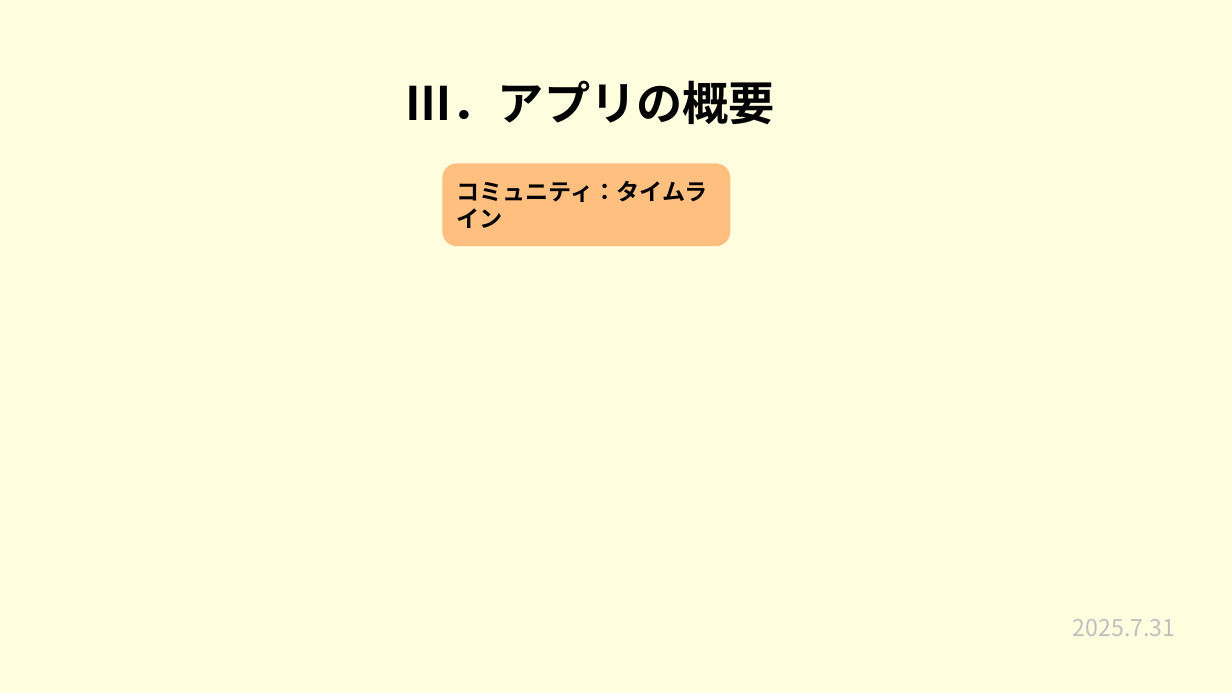
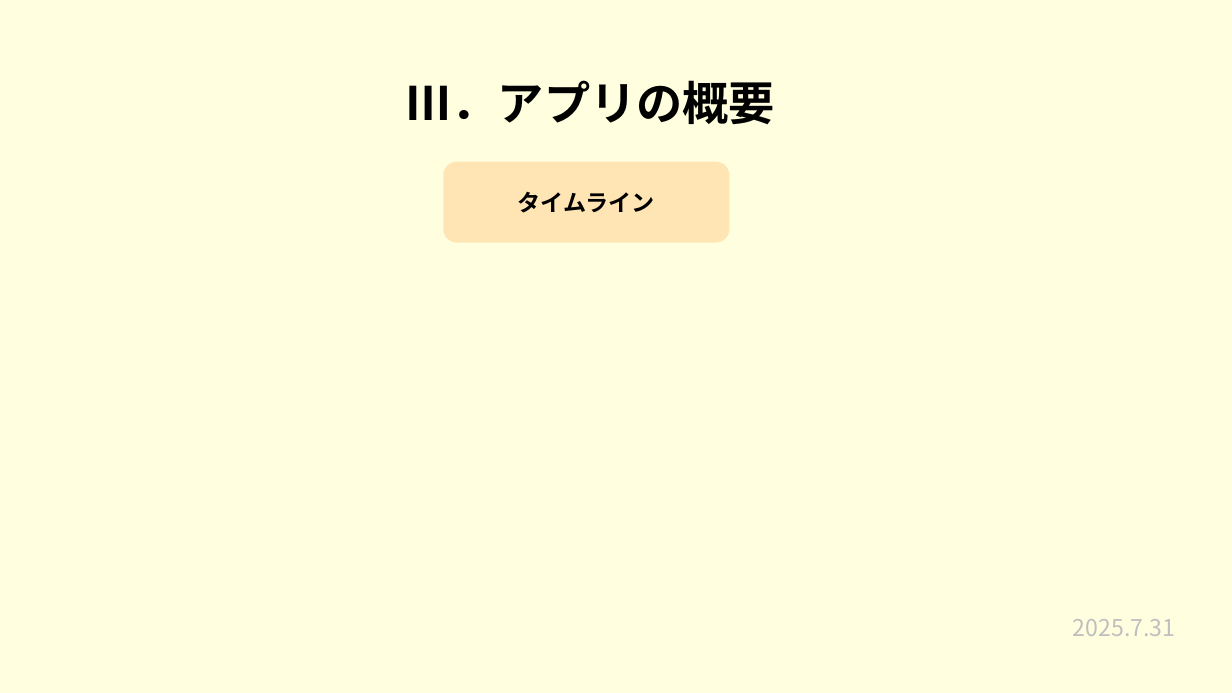
Before and after one commit to plusdojo2025/a2-7, a slide deck: slide 12 of 発表準備/7月成果発表会.pptx. Drawn at 1232x693 pixels with LibreOffice and Linux fonts; fonts in the diff are those of the drawing. Boxes give left, top, right and bottom in pixels: in the first picture for what was removed or moved away, otherwise in the second. Text is boxed around its words. In the diff, an @@ line names an element or a change of style, - is before the commit and + after.

```diff
--- a/発表準備/7月成果発表会.pptx
+++ b/発表準備/7月成果発表会.pptx
@@ rounded rectangle "タイムライン" at box(444, 162, 730, 243): fill #FFBF7F to #FFE5B4; outline #FFBF7F 1.5 pt to none @@
@@ text in rounded rectangle at box(518, 192, 655, 213): text changed @@
-コミュニティ：タイムライン
+タイムライン
```
Also in this commit, not shown: 7 other slides changed.
